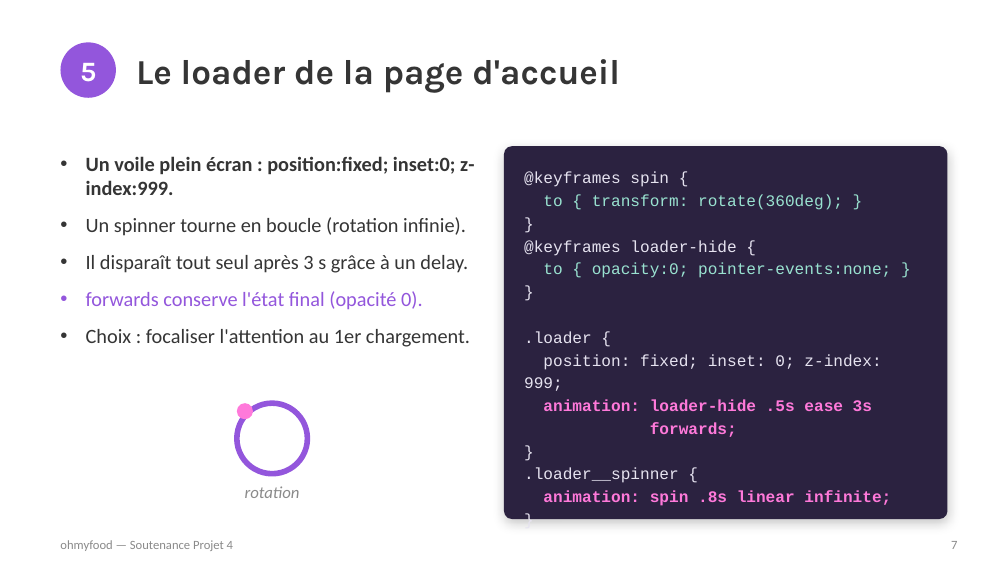
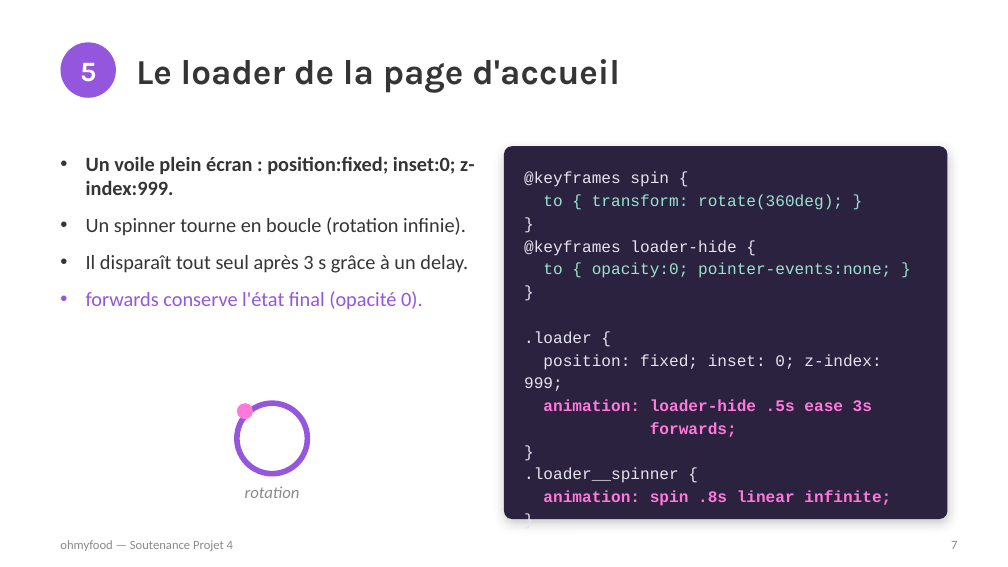
Before and after one commit to nico67-als/Ohmyfood, a slide deck: slide 7 of Soutenance/Ohmyfood_Soutenance.pptx. Drawn at 1008x567 pixels with LibreOffice and Linux fonts; fonts in the diff are those of the drawing. Boxes give left, top, right and bottom in pixels: in the first picture for what was removed or moved away, otherwise in the second. Text is boxed around its words. In the diff, an @@ line names an element or a change of style, - is before the commit and + after.

```diff
--- a/Soutenance/Ohmyfood_Soutenance.pptx
+++ b/Soutenance/Ohmyfood_Soutenance.pptx
@@ text at (x1=86, y1=329, x2=470, y2=347): paragraph removed @@
-• Choix : focaliser l'attention au 1er chargement.
```
Also in this commit, not shown: 4 other slides changed, 12 other files.
